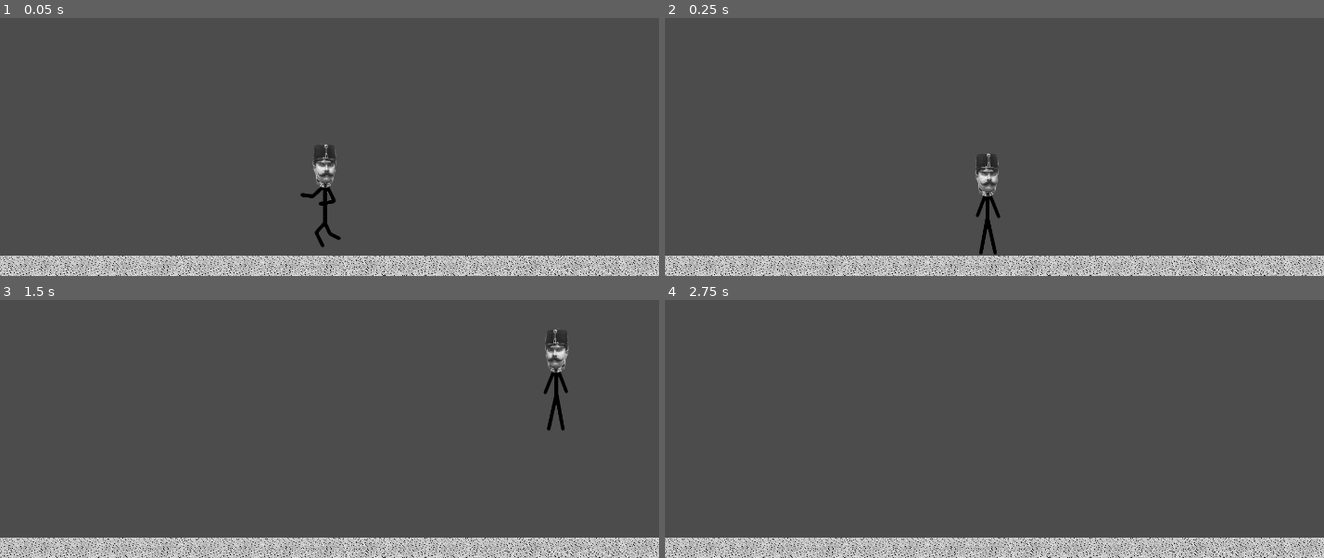
Above: before the commit, frames 1-4 (two rows, left to right).
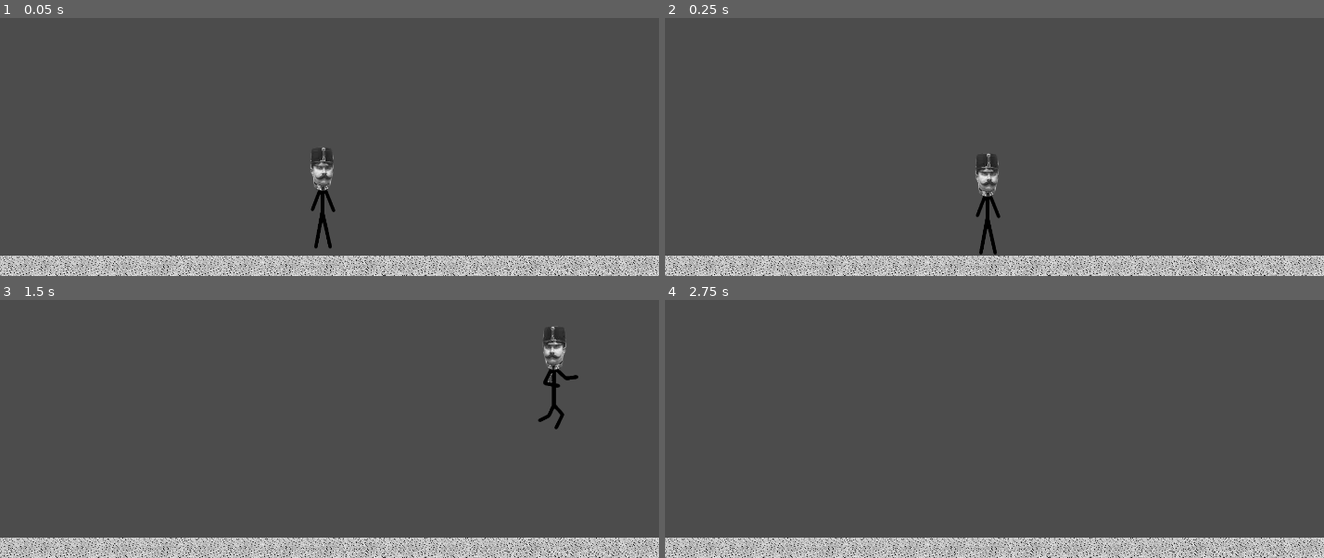
Above: after the commit, the same moments.

Repository: MrAstorii/Zadanie01
Game: Godot game, scene res://Świat.tscn
The game is run twice, just before and just after one commit, with the same random seed, the same clock (stepped at 60 frames per second) and the same inputs. The project has no main scene, so this scene is started directly.
Inputs:
- Up to frame 1 (0.05 s): no input
- Up to frame 2 (0.25 s): no input
- Up to frame 3 (1.5 s): hold Right (ui_right) from 0.53 s (still down); tap Up (ui_up) at 0.77 s
- Up to frame 4 (2.75 s): tap Up (ui_up) at 1.52 s; release Right (ui_right) at 2.03 s; hold Left (ui_left) from 2.03 s (still down)

The runs differ from the first frame. In frame 1, 0.7% of the frame differs, in the area x 45-52%, y 49-90%; in frame 2, nothing differs; in frame 3, 0.7%; in frame 4, nothing differs.

Commit message:
Update FF.tscn

Diff:
--- a/Zadanie01/FF.tscn
+++ b/Zadanie01/FF.tscn
@@ -6,9 +6,14 @@
 
 [sub_resource type="SpriteFrames" id=1]
 animations = [ {
-"frames": [ ExtResource( 2 ), ExtResource( 1 ) ],
+"frames": [ ExtResource( 1 ) ],
 "loop": true,
 "name": "walk",
+"speed": 5.0
+}, {
+"frames": [ ExtResource( 2 ) ],
+"loop": true,
+"name": "stand",
 "speed": 5.0
 } ]
 
@@ -27,9 +32,7 @@
 position = Vector2( 0, 6.10352e-05 )
 scale = Vector2( 0.6, 0.6 )
 frames = SubResource( 1 )
-animation = "walk"
-frame = 1
-playing = true
+animation = "stand"
 
 [node name="CollisionShape2D" type="CollisionShape2D" parent="."]
 position = Vector2( 1, 8 )
